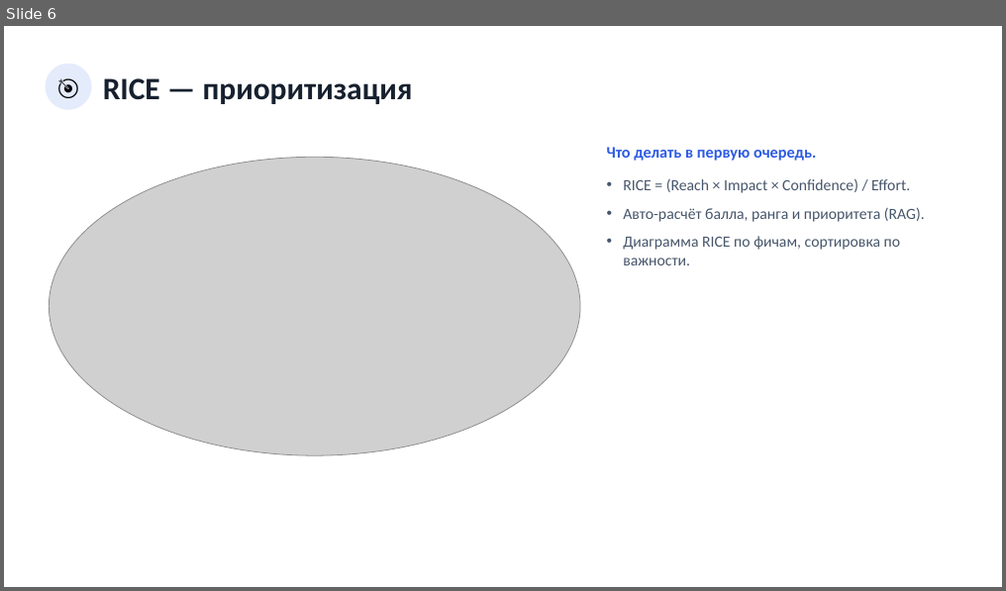
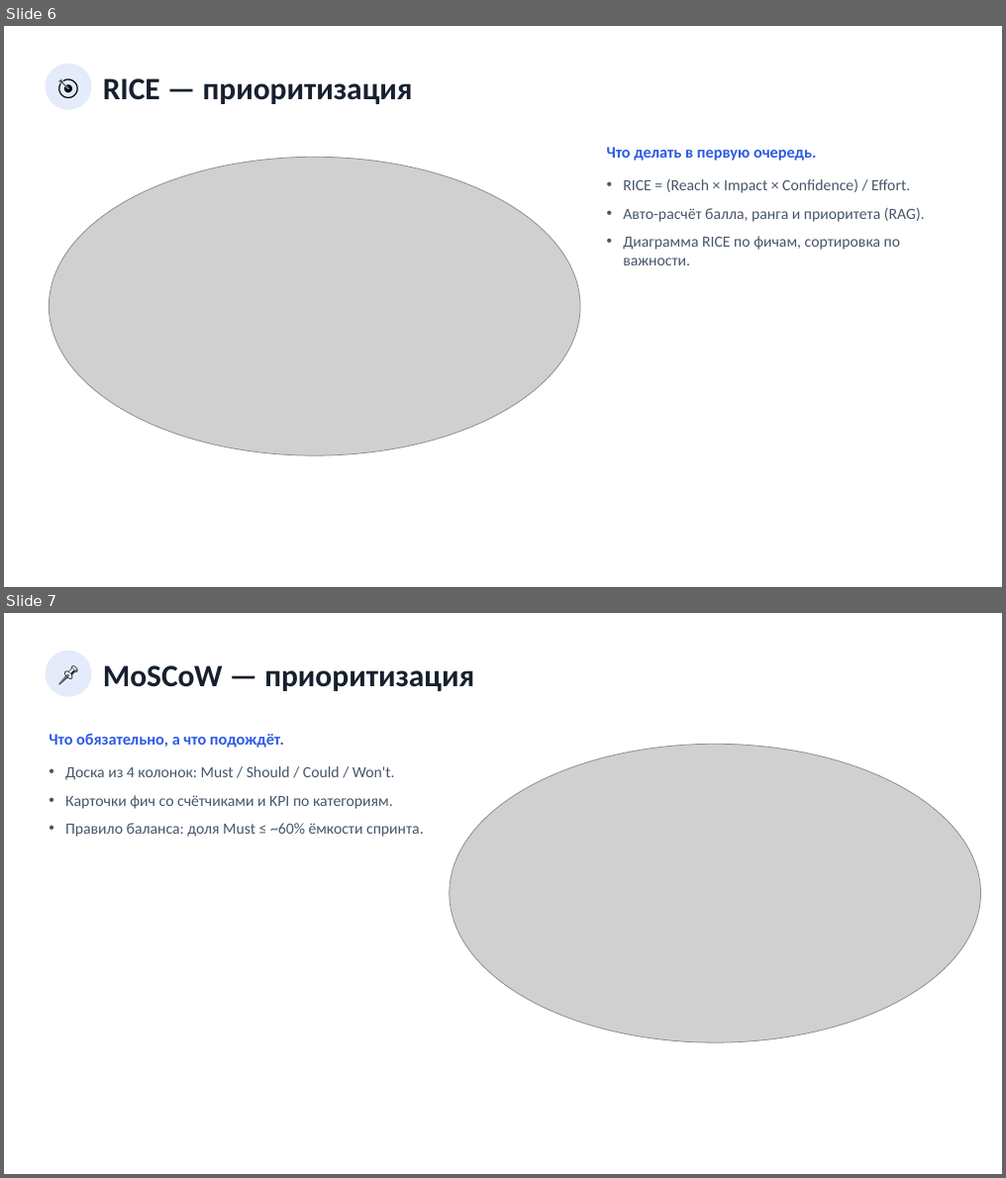
Before and after one commit to neoandrey1985/Planirovanie, a slide deck: Презентация_приложения.pptx. Shown one above the other, each under a label of ours: slide 6 before the commit, slides 6 and 7 after it. The pictures are 1006x591 and 1006x1178 pixels, drawn with LibreOffice and Linux fonts; fonts in the diff are those of the drawing; grey boxes stand for pictures. Boxes give left, top, right and bottom in pixels: in the first picture for what was removed or moved away, otherwise in the second. Text is boxed around its words. In the diff, an @@ line names an element or a change of style, - is before the commit and + after.

```diff
--- a/Презентация_приложения.pptx
+++ b/Презентация_приложения.pptx
@@ slide 7 added at (4,613,1002,1174), background #FFFFFF @@
@@ ellipse added at (46,651,91,697), fill #E4EBFB @@
@@ text added at (46,651,91,697), 20 pt, text #000000 @@
+📌
@@ text added at (103,665,474,691), 30 pt, text #16202E, bold @@
+MoSCoW — приоритизация
@@ text added at (49,734,284,748), 15.5 pt, text #2D5BE3, bold @@
+Что обязательно, а что подождёт.
@@ picture added at (450,744,981,1043) @@
@@ text added at (65,766,424,837), 15 pt, text #47566B @@
+• Доска из 4 колонок: Must / Should / Could / Won't.
+• Карточки фич со счётчиками и KPI по категориям.
+• Правило баланса: доля Must ≤ ~60% ёмкости спринта.
```
Also in this commit, not shown: 4 slides changed, 2 other slides added, 1 other file.
